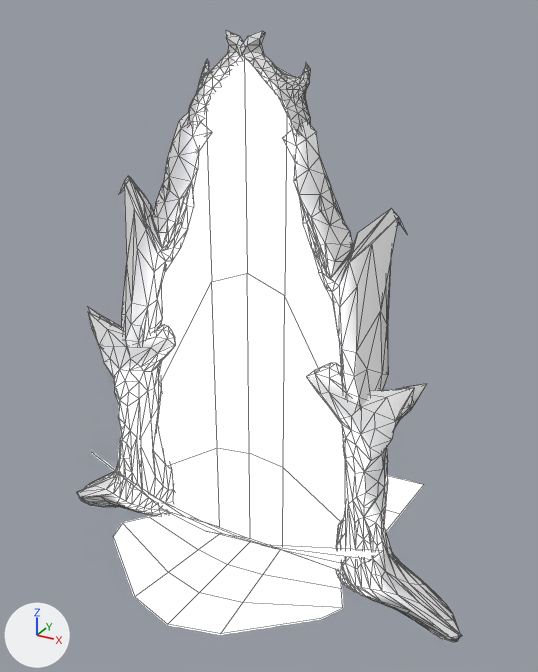
Two versions of the FBX model Assets/Models/Environment Assets/Import Dependencies/Gateway.fbx, one commit apart.
One viewpoint serves both versions: a 50 mm lens placed at (1.71, -2.91, 2.7), pointed at (0.08, 0.04, 1.23). Arrows for +X, +Y and +Z are at lower left; the lights stay in place. Mesh edges are drawn as thin lines. Where no turn or scale is listed for an object, it has been applied to the vertices.

In view in the first picture: 'Gateway Trunks', 'Gateway VFX'.
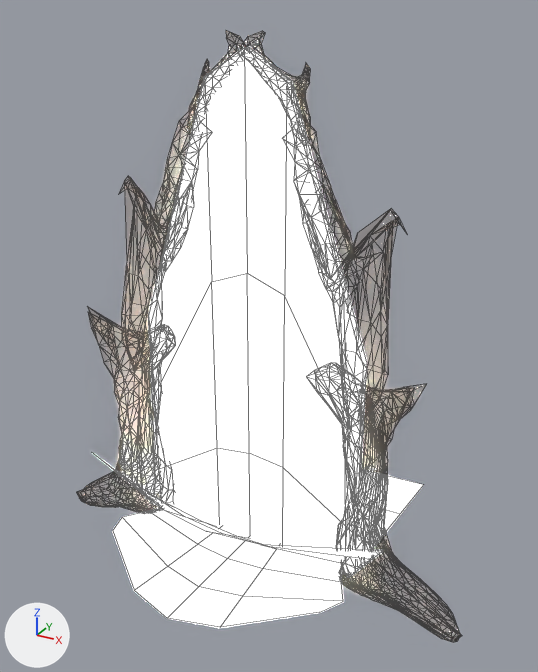
Location of each change, [x1, y1, x2, y2] in pixels of the pictures (538 x 672 px; the box of a moved part takes in the faces that stretch with it):
'Gateway VFX', reshaped: before [97, 56, 423, 634]; after [97, 47, 423, 628]
'Gateway Trunks', recoloured, surface changed: [76, 30, 462, 643] in both
part 1 of me_cube_004, moved or reshaped: before [114, 514, 343, 634]; after [113, 509, 386, 628]
part 2 of me_sphere_001, surface changed: before [76, 30, 462, 643]

The change, as a list of edits to the scene's bpy script:
```text
Add img_foliage_atlas_png:
    img_foliage_atlas_png = load_image('Foliage Atlas.png', '../../Textures/Foliage/Foliage Atlas.png', 2048, 2048, 'Non-Color')
Add mat_general_foliage:
    mat_general_foliage = bpy.data.materials.new('GENERAL FOLIAGE')
    # uses the picture img_foliage_atlas_png
Change me_sphere_001:
    where me_sphere_001.from_pydata(...)  # 1812 vertices, 3600 faces; spans x -1.21..1.21, y -0.2..0.13, z -0.14..2.62
    used by ob_gateway_trunks; location = (0.0, 0.0, 0.0)
    me_sphere_001 part 2: texture (UV) coordinates of 3600 of 3600 faces, centred in x -1.2..1.2, y -0.2..0.13, z -0.14..2.61, changed; they spanned u 0.01..0.99, v 0.01..0.98 and now span u 0.51..0.96, v 0.0..0.98
    add me_sphere_001.materials.append(mat_general_foliage)
Change me_cube_004:
    where me_cube_004.from_pydata(...)  # 105 vertices, 72 faces; spans x -0.86..0.86, y -0.8..0.8, z -0.02..2.55
    used by ob_gateway_vfx; location = (0.0, 0.0, 0.0)
    me_cube_004 part 1: the loose piece of 35 vertices spanning x -0.68..0.68, y -0.8..0.8, z -0.02..0.07 is moved by (0.0, 0.0, 0.04)
```
